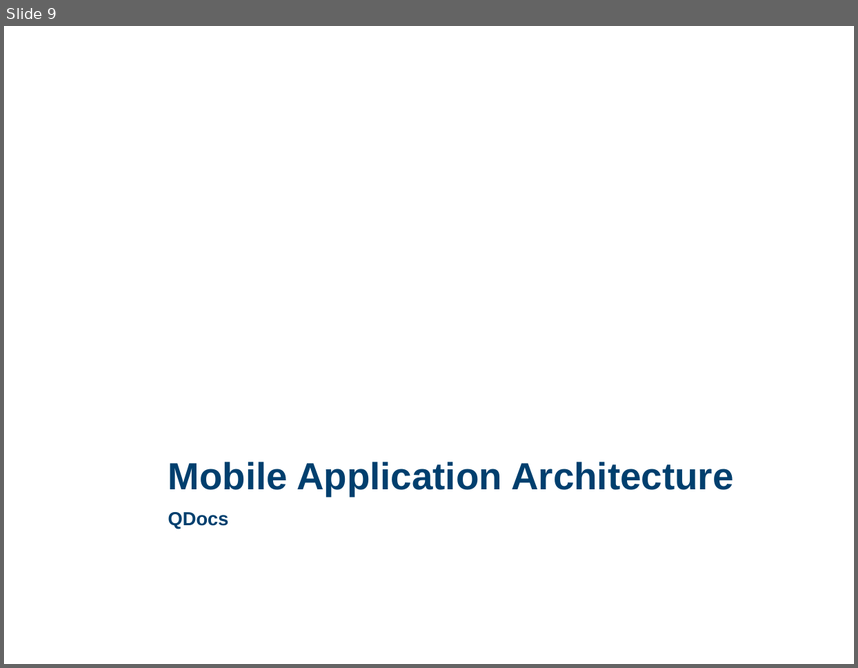
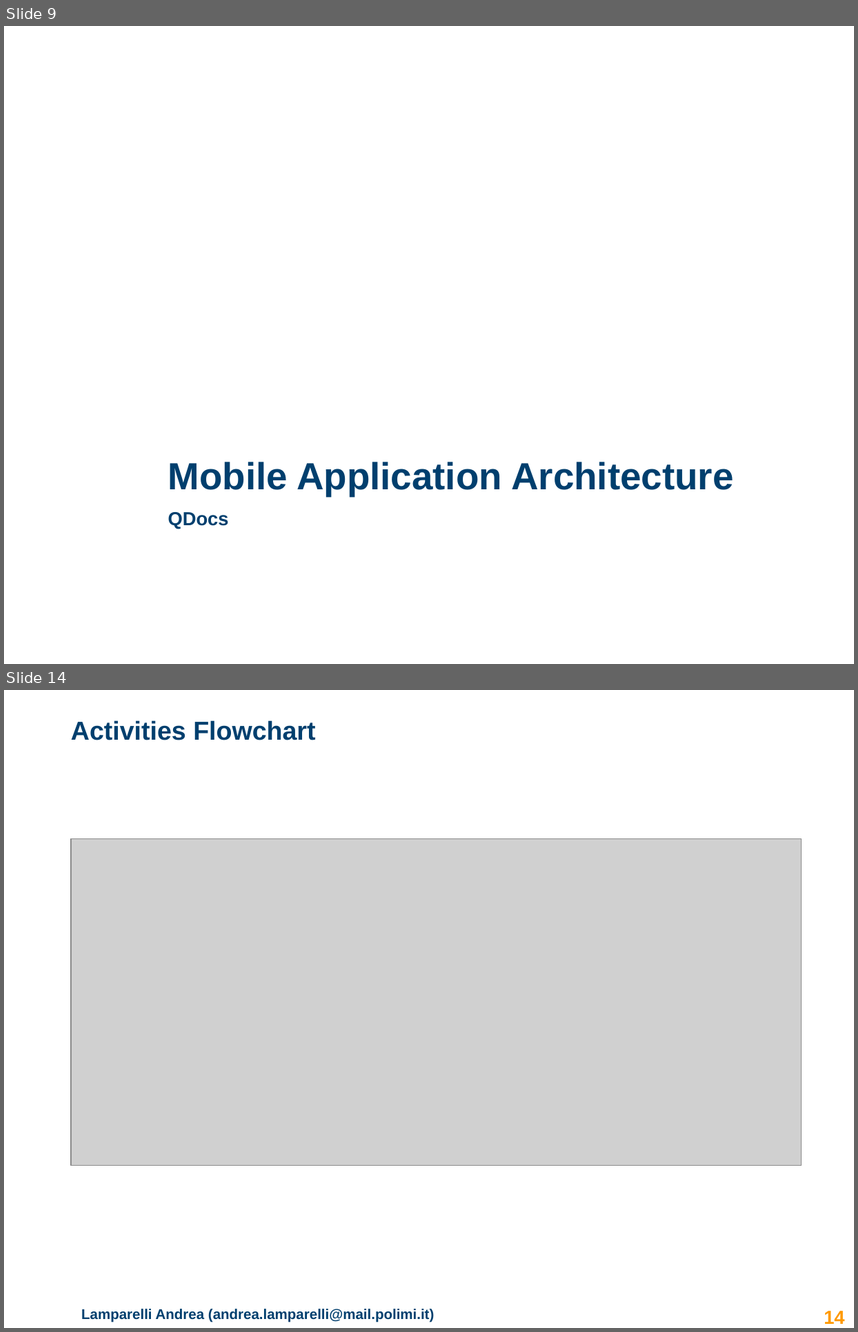
Before and after one commit to lampajr/QDocs, a slide deck: documentation/presentation_qdocs.pptx. Shown one above the other, each under a label of ours: slide 9 before the commit, slides 9 and 14 after it; the slides between them are not shown. The pictures are 858x668 and 858x1332 pixels, drawn with LibreOffice and Linux fonts; fonts in the diff are those of the drawing; grey boxes stand for pictures; background and template pictures are left out. Boxes give left, top, right and bottom in pixels: in the first picture for what was removed or moved away, otherwise in the second. Text is boxed around its words. In the diff, an @@ line names an element or a change of style, - is before the commit and + after.

```diff
--- a/documentation/presentation_qdocs.pptx
+++ b/documentation/presentation_qdocs.pptx
@@ slide 14 added at bbox=[4, 690, 854, 1328], background #FFFFFF @@
@@ title added at bbox=[71, 720, 315, 740], 22 pt, text #003F6E, bold @@
+Activities Flowchart
@@ picture added at bbox=[71, 839, 802, 1165] @@
@@ text added at bbox=[81, 1308, 434, 1322], 12 pt, text #003F6E, bold @@
+Lamparelli Andrea (andrea.lamparelli@mail.polimi.it)
@@ page number added at bbox=[824, 1310, 844, 1323], 16 pt, text #FF9900, bold @@
+14
```
Also in this commit, not shown: 2 slides changed, 8 other slides added, 14 slides removed.
